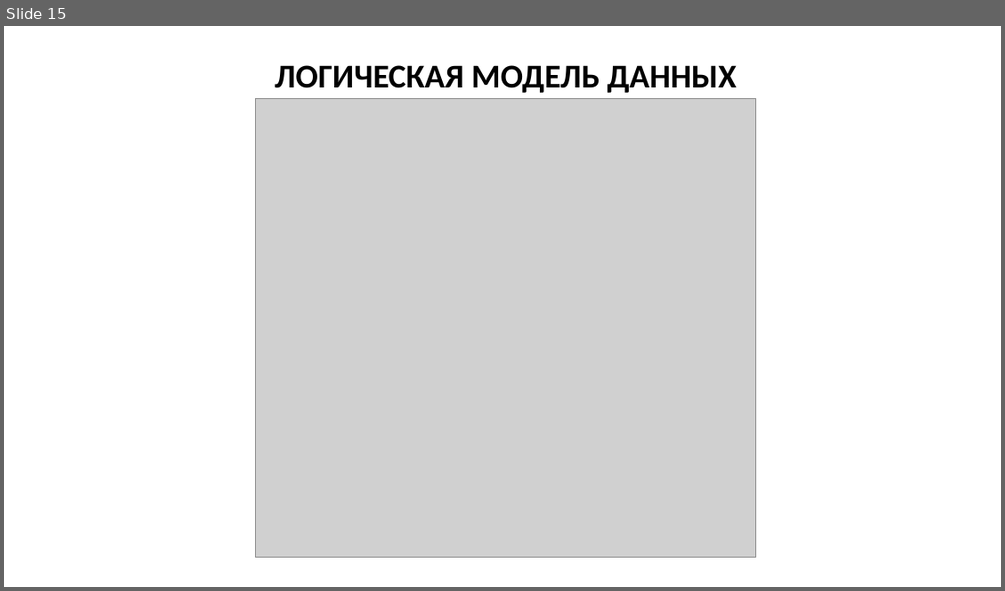
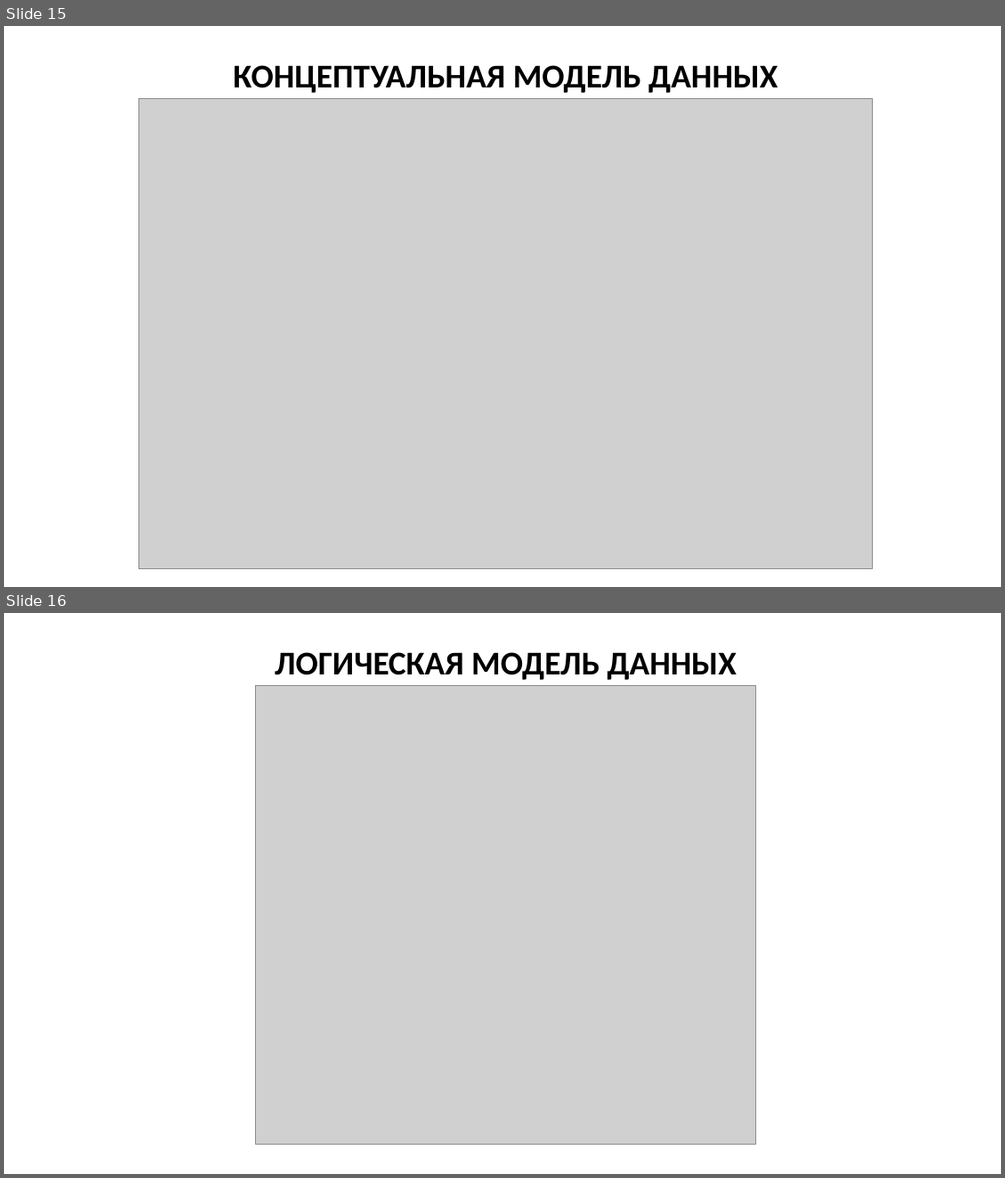
Before and after one commit to Crecker24/kursach, a slide deck: Презентация к курсовой.pptx. Shown one above the other, each under a label of ours: slide 15 before the commit, slides 15 and 16 after it. The pictures are 1005x591 and 1005x1178 pixels, drawn with LibreOffice and Linux fonts; fonts in the diff are those of the drawing; grey boxes stand for pictures. Boxes give left, top, right and bottom in pixels: in the first picture for what was removed or moved away, otherwise in the second. Text is boxed around its words. In the diff, an @@ line names an element or a change of style, - is before the commit and + after.

```diff
--- a/Презентация к курсовой.pptx
+++ b/Презентация к курсовой.pptx
@@ slide 15 added at bbox=[4, 26, 1001, 587], background #FFFFFF @@
@@ text added at bbox=[233, 65, 777, 93], 32 pt, text #000000, bold @@
+КОНЦЕПТУАЛЬНАЯ МОДЕЛЬ ДАННЫХ
@@ picture added at bbox=[139, 99, 873, 568] @@
@@ what was slide 15 is now slide 16 @@
```
Also in this commit, not shown: 1 slide changed, 6 other slides added.
